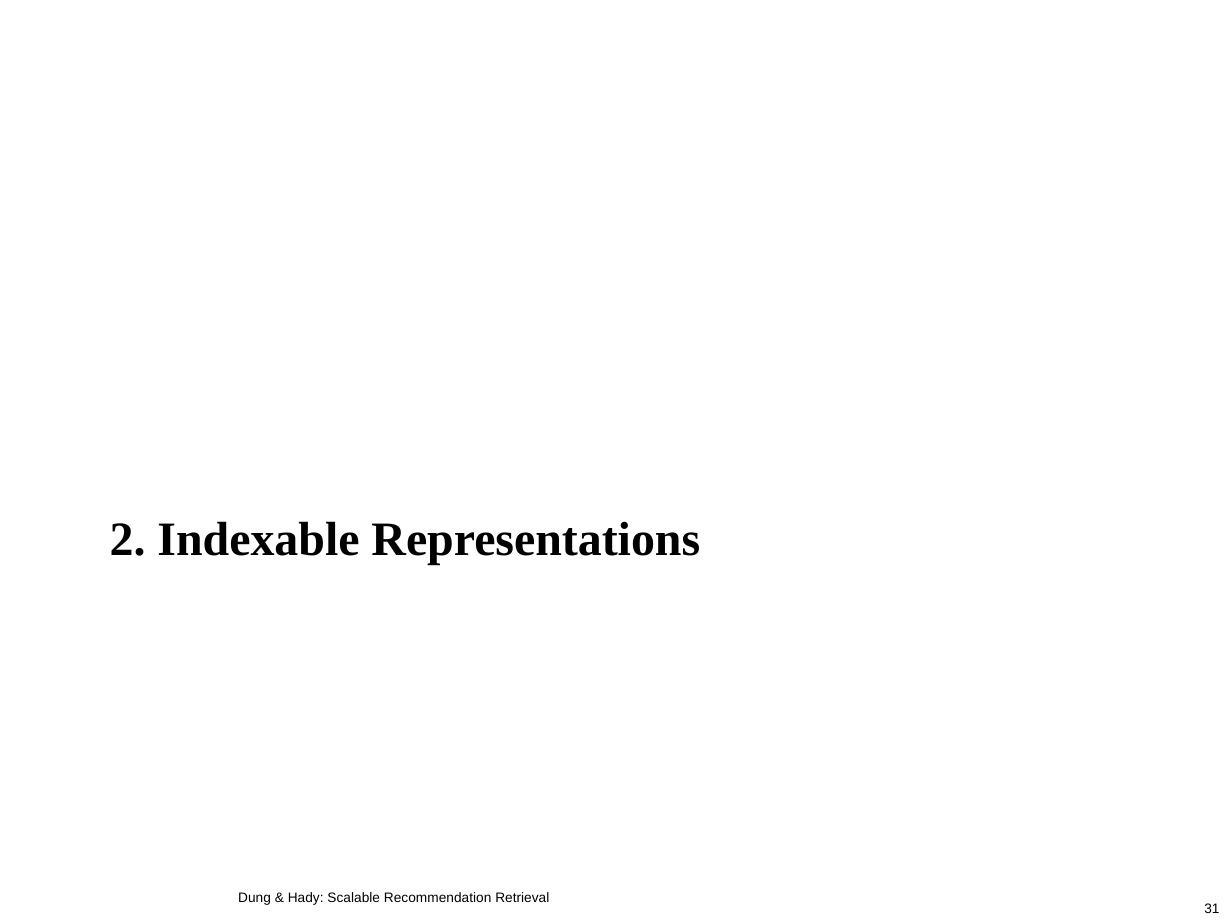
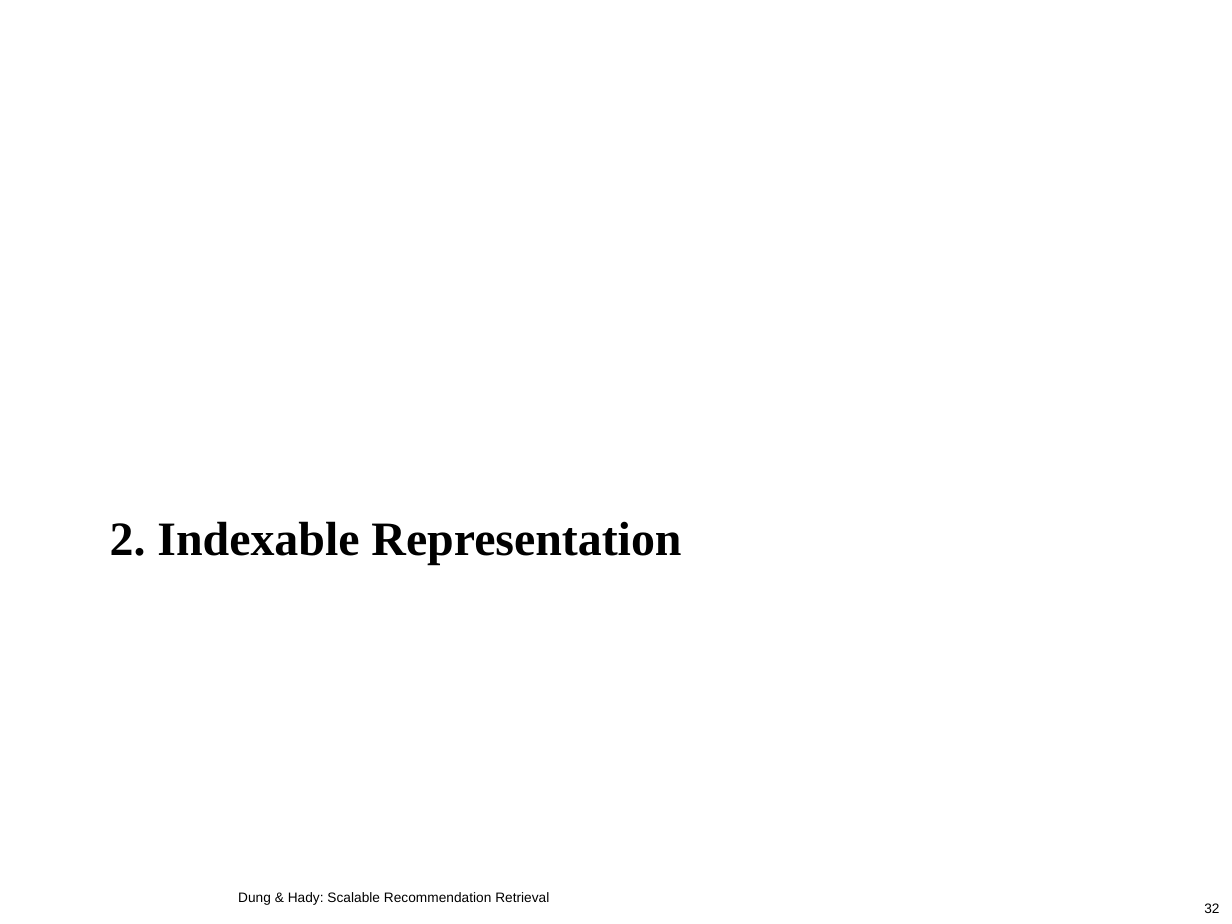
Before and after one commit to PreferredAI/recommendation-retrieval, a slide deck: slide 32 of slides/aaai19-tutorial.pptx (slide 31 before the commit). Drawn at 1232x924 pixels with LibreOffice and Linux fonts; fonts in the diff are those of the drawing; background and template pictures are left out. Boxes give left, top, right and bottom in pixels: in the first picture for what was removed or moved away, otherwise in the second. Text is boxed around its words. In the diff, an @@ line names an element or a change of style, - is before the commit and + after.

```diff
--- a/slides/aaai19-tutorial.pptx
+++ b/slides/aaai19-tutorial.pptx
@@ text at <box>110,521,681,565</box>: text changed @@
-2. Indexable Representations
+2. Indexable Representation
@@ page number at <box>1204,903,1219,913</box>: text changed @@
-31
+32
```
Also in this commit, not shown: 3 other slides changed, 3 slides added.
